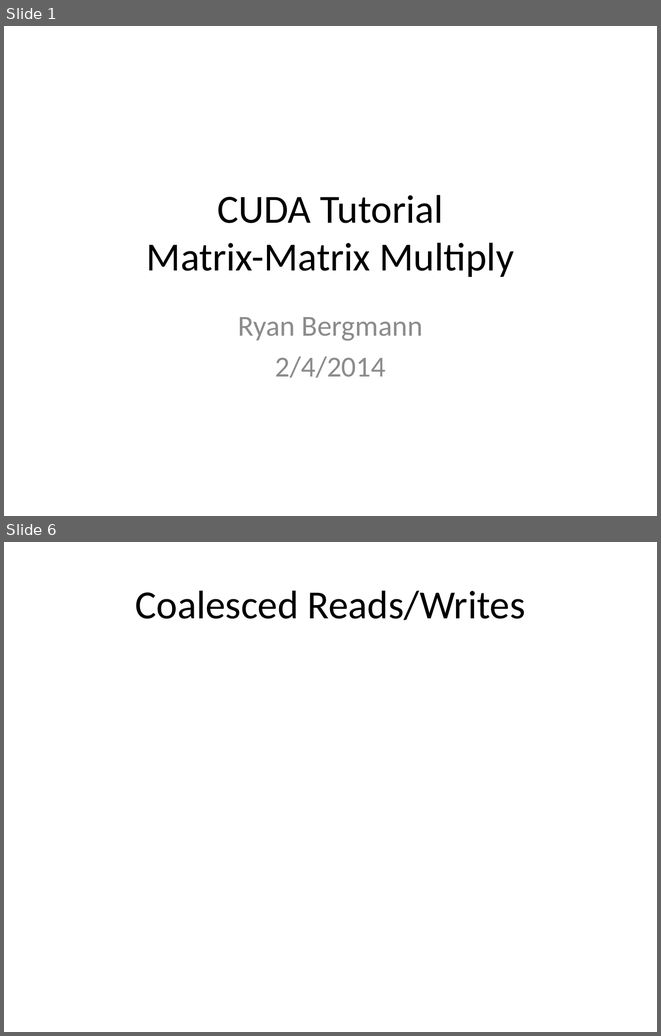
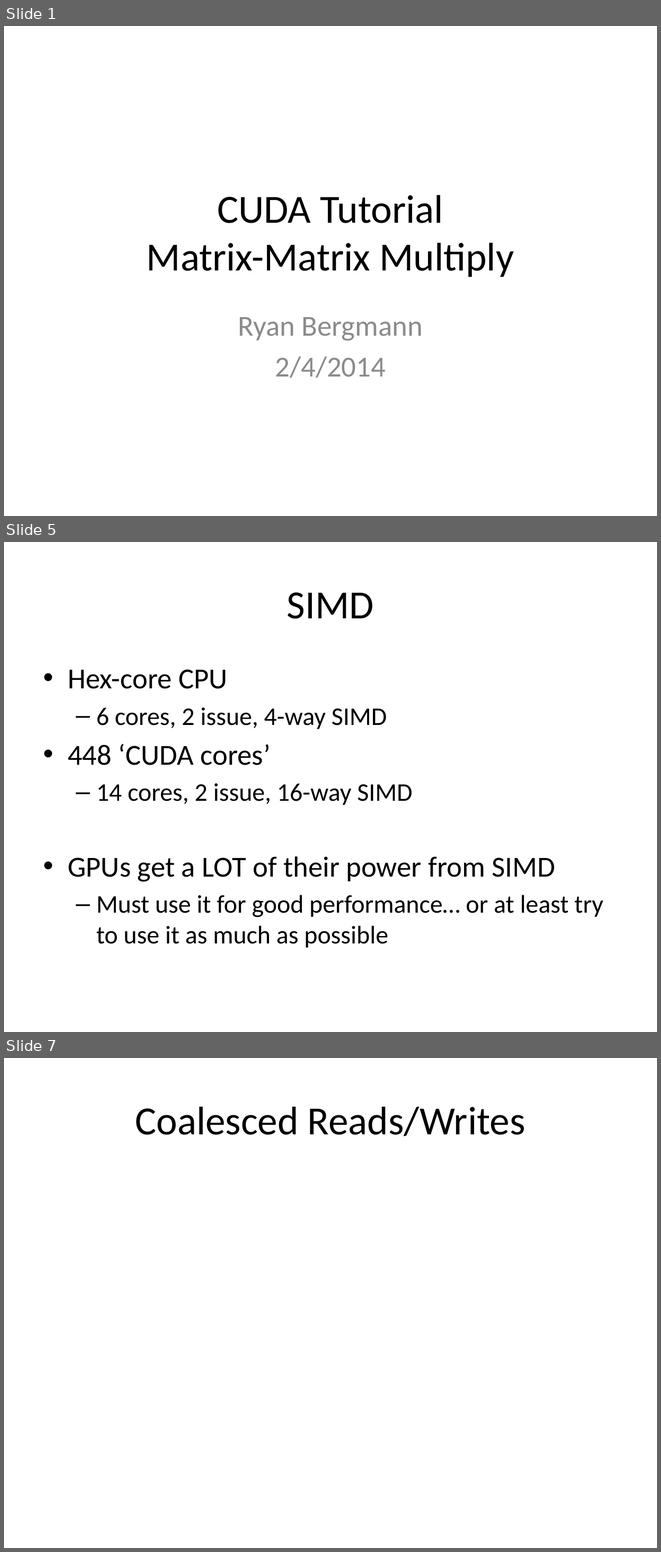
Before and after one commit to sellitforcache/cuda_tut, a slide deck: cuda_tut.pptx. Shown one above the other, each under a label of ours: slides 1 and 6 before the commit, slides 1, 5 and 7 after it; the slides between them are not shown. The pictures are 661x1036 and 661x1552 pixels, drawn with LibreOffice and Linux fonts; fonts in the diff are those of the drawing. Boxes give left, top, right and bottom in pixels: in the first picture for what was removed or moved away, otherwise in the second. Text is boxed around its words. In the diff, an @@ line names an element or a change of style, - is before the commit and + after.

```diff
--- a/cuda_tut.pptx
+++ b/cuda_tut.pptx
@@ slide 5 added at <box>4,542,657,1032</box>, background #FFFFFF @@
@@ title added at <box>287,592,374,619</box>, 44 pt, text #000000 @@
+SIMD
@@ text added at <box>68,669,603,947</box>, 28 pt, text #000000 @@
+• Hex-core CPU
+  – 6 cores, 2 issue, 4-way SIMD
+• 448 ‘CUDA cores’
+  – 14 cores, 2 issue, 16-way SIMD
+• GPUs get a LOT of their power from SIMD
+  – Must use it for good performance… or at least try to use it as much as possible
@@ what was slide 6 is now slide 7 @@
```
Also in this commit, not shown: 6 slides changed, 2 other slides added, 1 slide removed.
